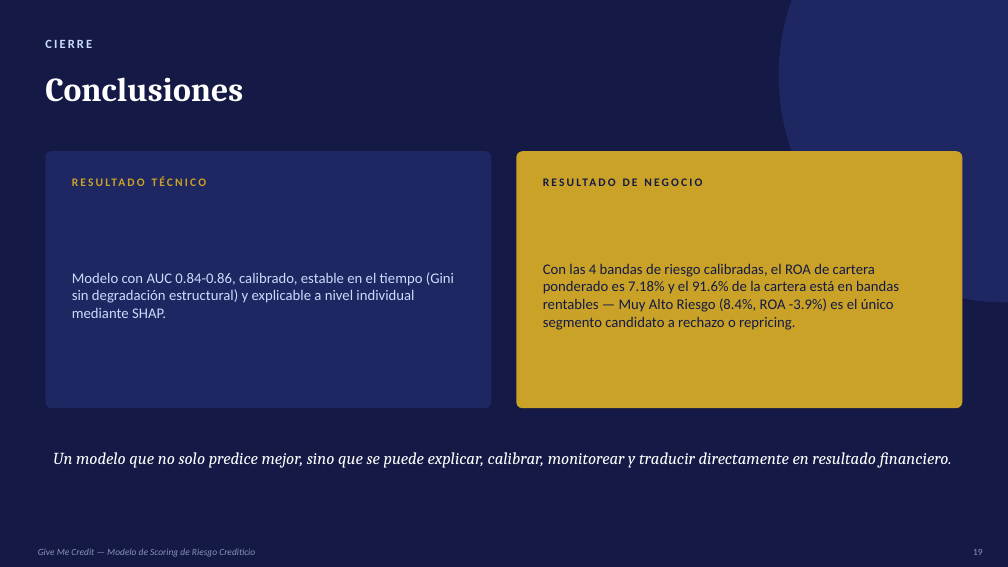
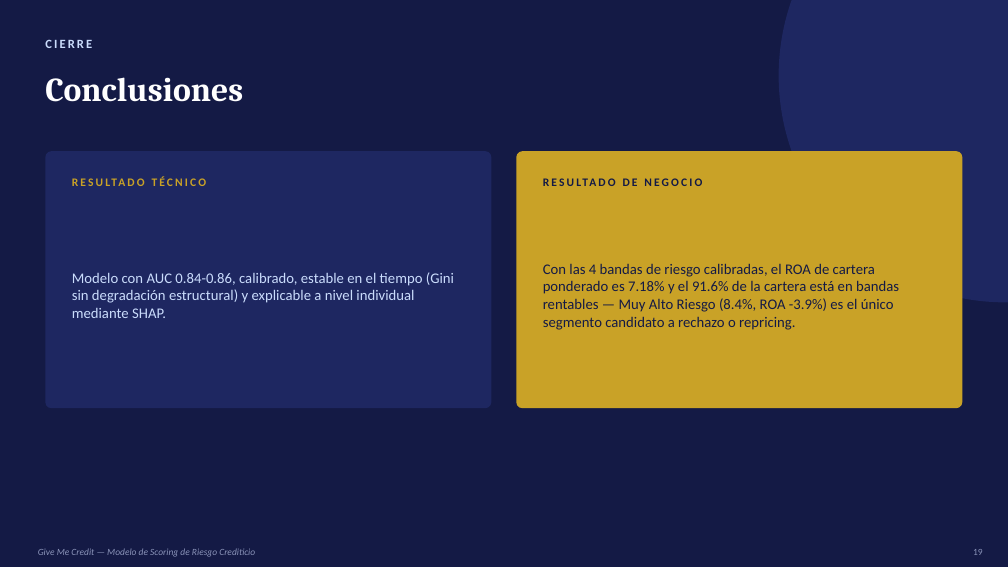
Before and after one commit to davidrodriguez2712/proyecto-riesgo-credito, a slide deck: slide 19 of presentacion/Resumen_Presentacion.pptx. Drawn at 1008x567 pixels with LibreOffice and Linux fonts; fonts in the diff are those of the drawing. Boxes give left, top, right and bottom in pixels: in the first picture for what was removed or moved away, otherwise in the second. Text is boxed around its words. In the diff, an @@ line names an element or a change of style, - is before the commit and + after.

```diff
--- a/presentacion/Resumen_Presentacion.pptx
+++ b/presentacion/Resumen_Presentacion.pptx
@@ text removed at (x1=53, y1=452, x2=952, y2=468) @@
-Un modelo que no solo predice mejor, sino que se puede explicar, calibrar, monitorear y traducir directamente en resultado financiero.
```
Also in this commit, not shown: 8 other slides changed, 1 slide removed, 9 other files.
